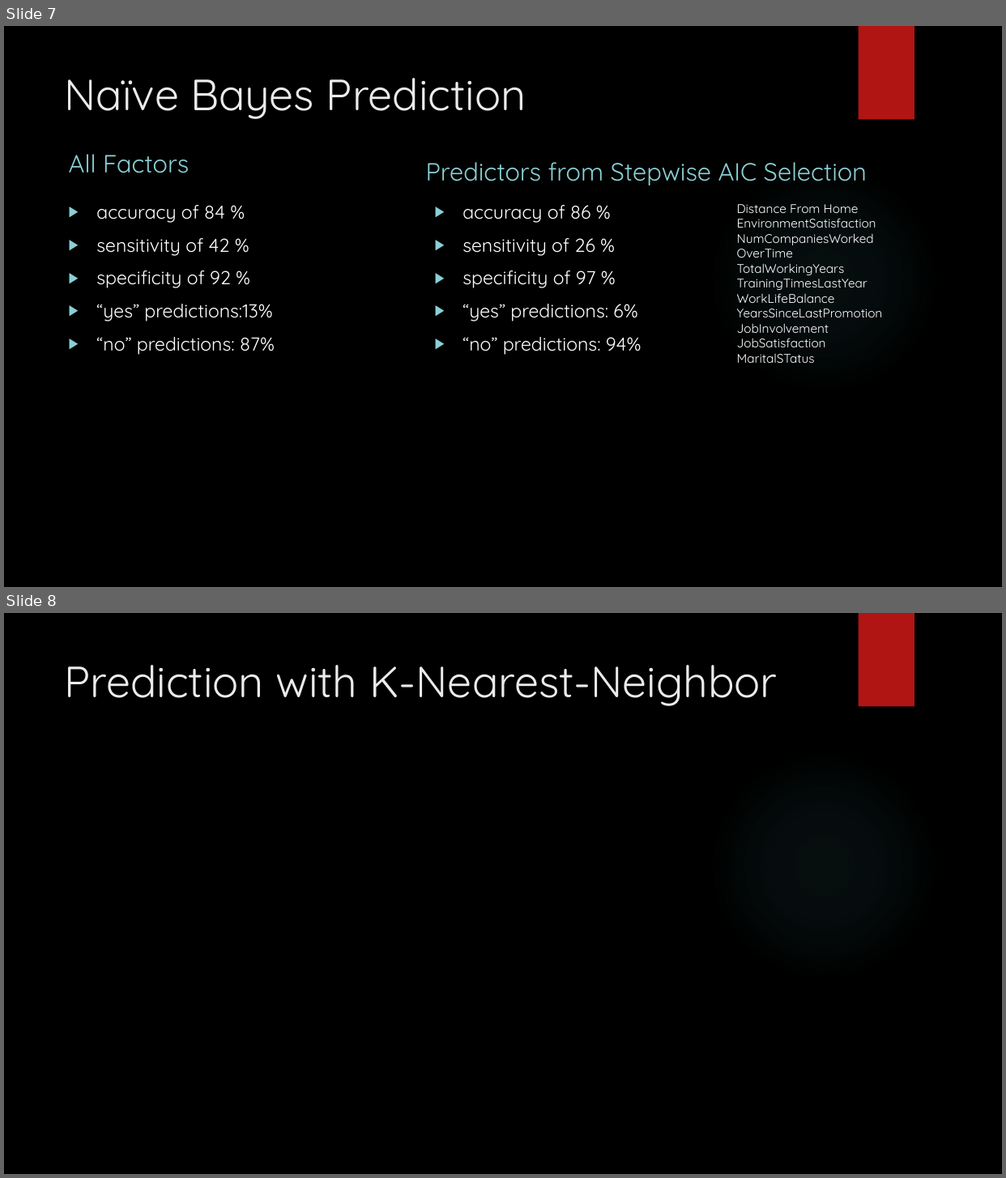
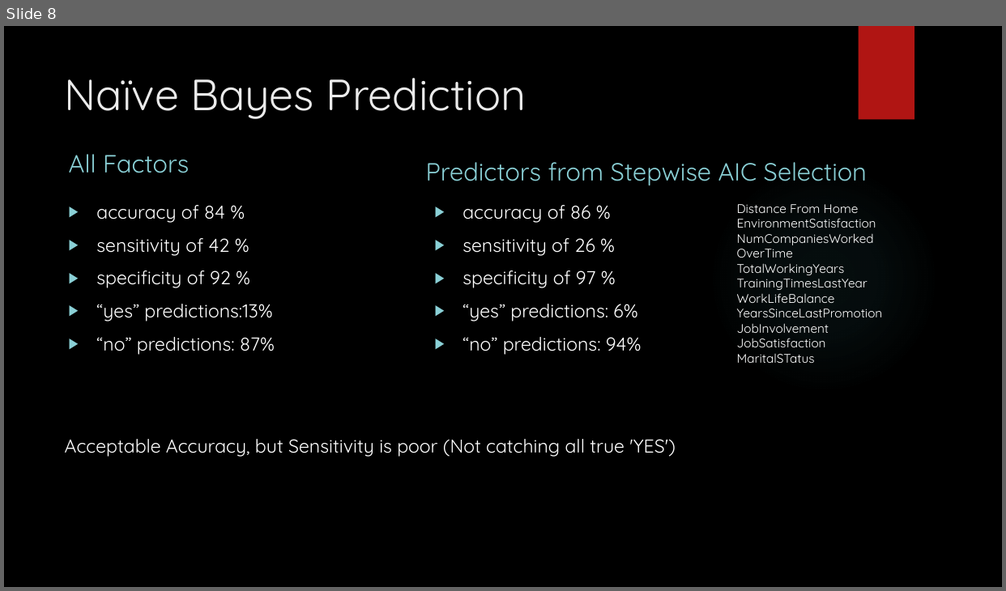
Before and after one commit to rmpalmer/CaseStudy2DDS, a slide deck: Richard_Palmer_Case_Study_2.pptx. Shown one above the other, each under a label of ours: slides 7 and 8 before the commit, slide 8 after it. The pictures are 1006x1178 and 1006x591 pixels, drawn with LibreOffice and Linux fonts; fonts in the diff are those of the drawing; background and template pictures are left out. Boxes give left, top, right and bottom in pixels: in the first picture for what was removed or moved away, otherwise in the second. Text is boxed around its words. In the diff, an @@ line names an element or a change of style, - is before the commit and + after.

```diff
--- a/Richard_Palmer_Case_Study_2.pptx
+++ b/Richard_Palmer_Case_Study_2.pptx
@@ slide 8 removed at (4, 613, 1002, 1174), background picture (left out); not listed: 2 template elements that a slide beside it also shows @@
@@ title removed at (65, 665, 777, 706) @@
-Prediction with K-Nearest-Neighbor
@@ what was slide 7 is now slide 8 @@
@@ slide 8 changed as well @@
@@ text added at (65, 439, 675, 457), 18 pt, text #FFFFFF @@
+Acceptable Accuracy, but Sensitivity is poor (Not catching all true 'YES')
```
Also in this commit, not shown: 5 other slides changed, 10 slides added, 4 other slides removed.
